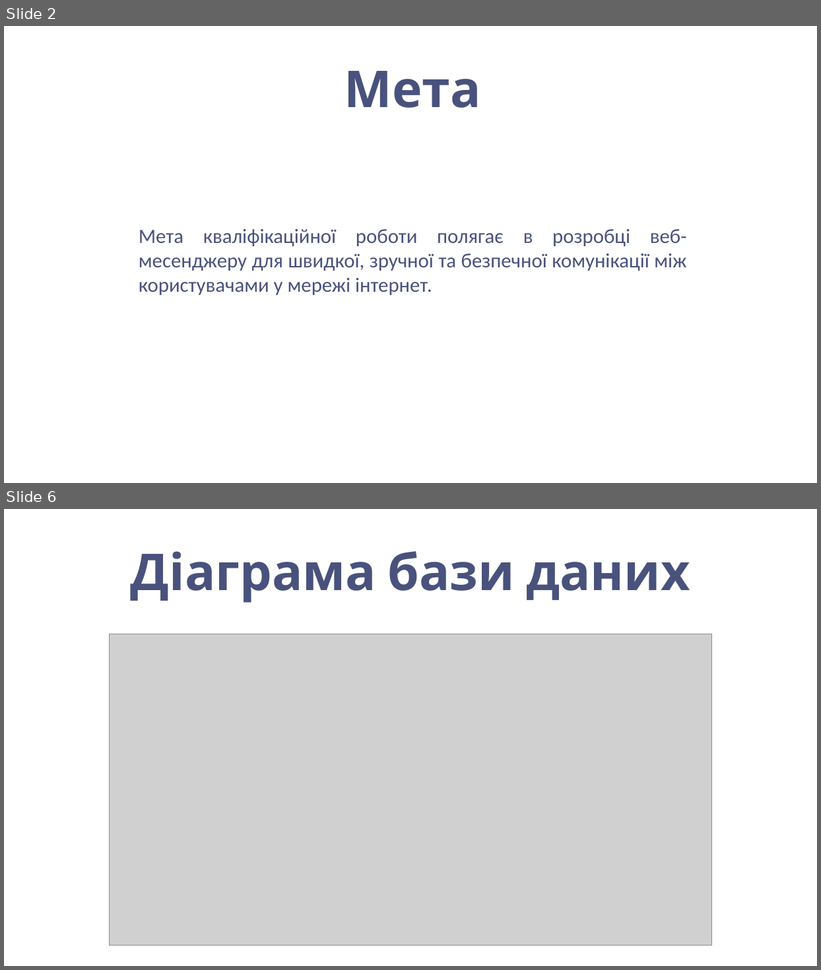
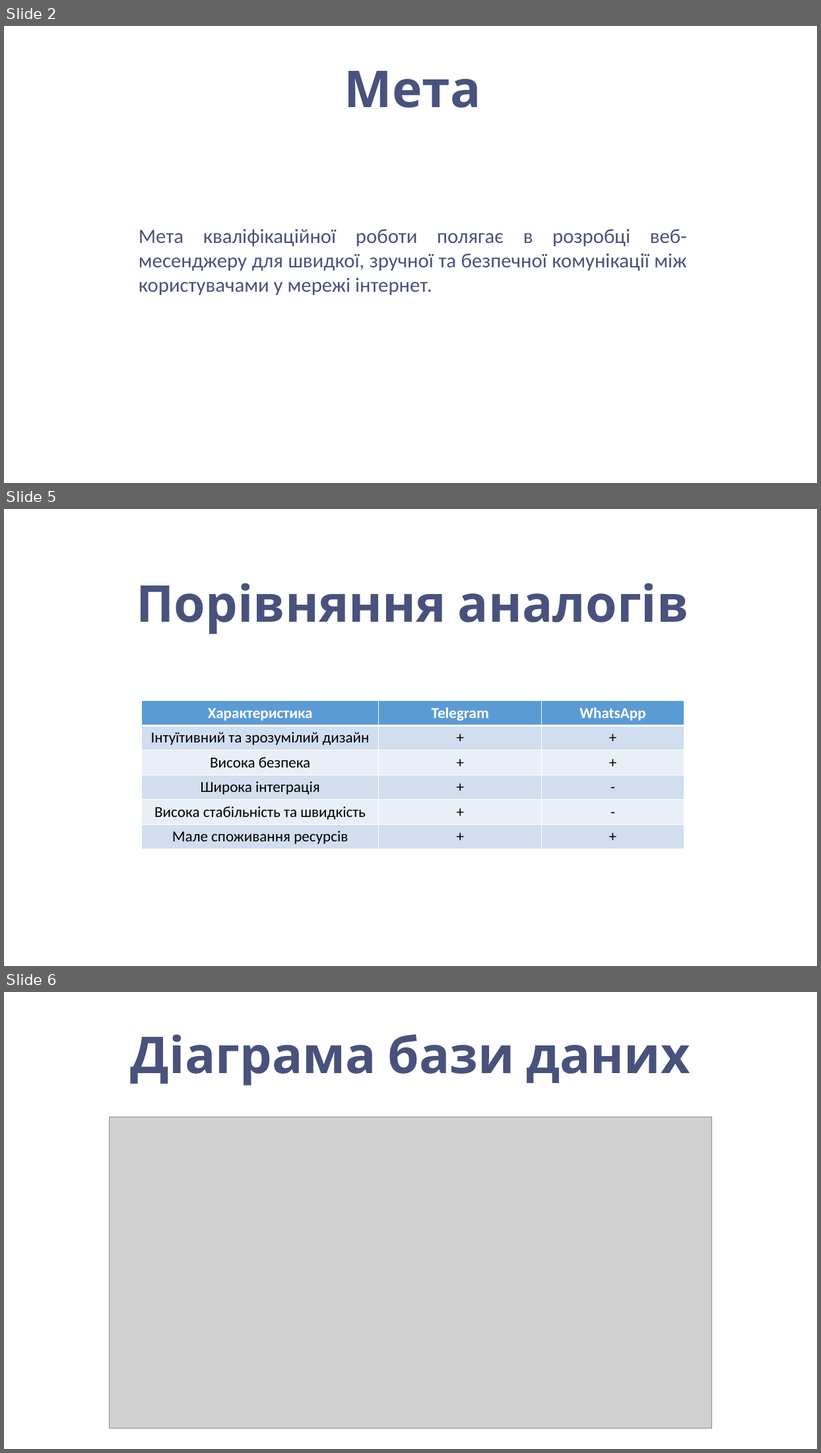
Before and after one commit to grozer221/Diplom, a slide deck: Презентація.pptx. Shown one above the other, each under a label of ours: slides 2 and 6 before the commit, slides 2, 5 and 6 after it; the slides between them are not shown. The pictures are 821x970 and 821x1453 pixels, drawn with LibreOffice and Linux fonts; fonts in the diff are those of the drawing; grey boxes stand for pictures; background and template pictures are left out. Boxes give left, top, right and bottom in pixels: in the first picture for what was removed or moved away, otherwise in the second. Text is boxed around its words. In the diff, an @@ line names an element or a change of style, - is before the commit and + after.

```diff
--- a/Презентація.pptx
+++ b/Презентація.pptx
@@ slide 5 added at box(4, 509, 817, 966), background picture (left out) @@
@@ title added at box(136, 583, 689, 634), 60 pt, text #49527C, bold @@
+Порівняння аналогів
@@ table added at box(142, 701, 684, 850), 6 rows, 3 columns @@
+Характеристика | Telegram | WhatsApp
+Інтуїтивний та зрозумілий дизайн | + | +
+Висока безпека | + | +
+Широка інтеграція | + | -
+Висока стабільність та швидкість | + | -
+Мале споживання ресурсів | + | +
```
Also in this commit, not shown: 4 slides changed, 1 other slide added, 1 slide removed, 2 other files.
